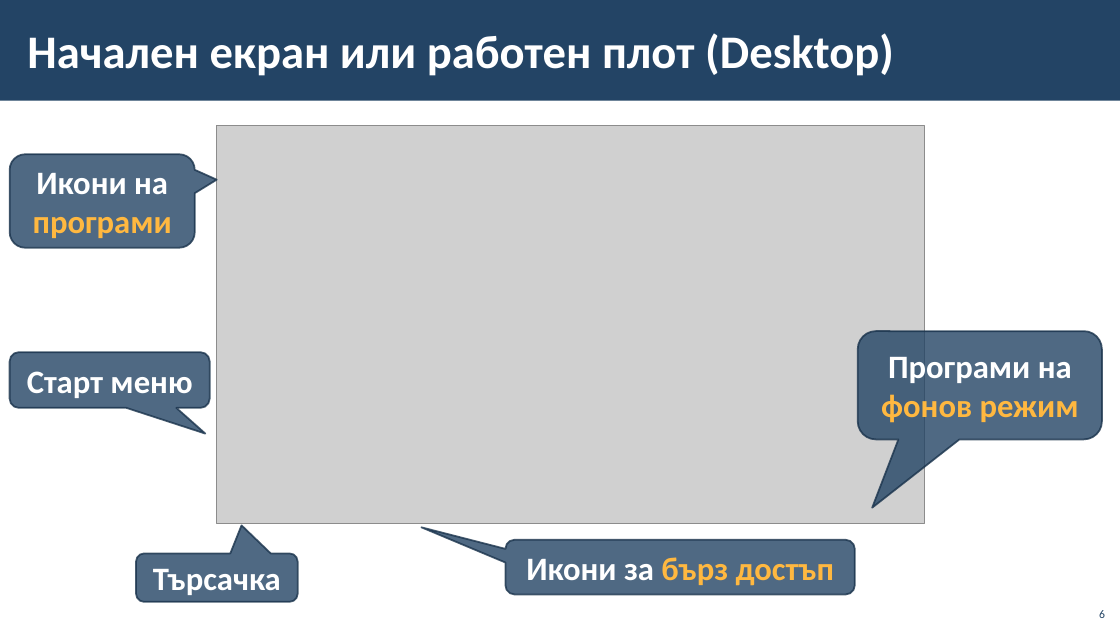
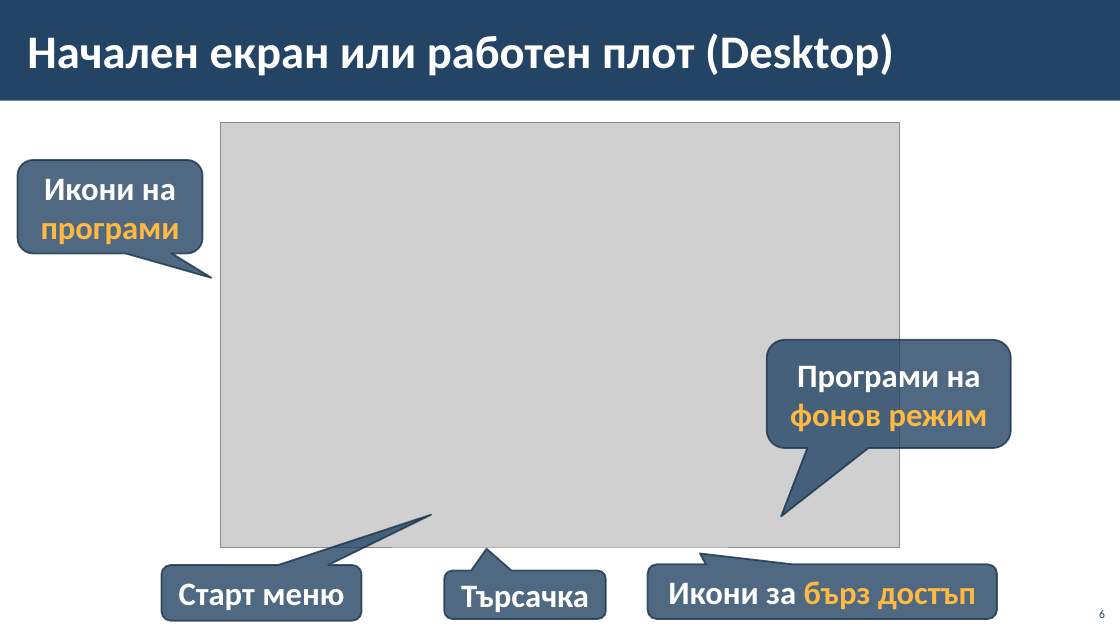
Before and after one commit to BG-IT-Edu/School-Programming, a slide deck: slide 6 of Courses/Computer-Modeling-and-IT/Computer-Modeling-and-IT-5-Class/02-User-Interface/02-User-Interface.pptx. Drawn at 1120x630 pixels with LibreOffice and Linux fonts; fonts in the diff are those of the drawing; grey boxes stand for pictures; background and template pictures are left out. Boxes give left, top, right and bottom in pixels: in the first picture for what was removed or moved away, otherwise in the second. Text is boxed around its words. In the diff, an @@ line names an element or a change of style, - is before the commit and + after.

```diff
--- a/Courses/Computer-Modeling-and-IT/Computer-Modeling-and-IT-5-Class/02-User-Interface/02-User-Interface.pptx
+++ b/Courses/Computer-Modeling-and-IT/Computer-Modeling-and-IT-5-Class/02-User-Interface/02-User-Interface.pptx
@@ picture: place and size @@
-picture at <box>217,126,924,524</box>
+picture at <box>220,123,900,547</box>
@@ rounded speech box "Икони на програми": place and size @@
-rounded speech box "Икони на програми" at <box>10,155,195,248</box>
+rounded speech box "Икони на програми" at <box>18,160,202,253</box>
@@ rounded speech box "Програми на фонов режим": place and size @@
-rounded speech box "Програми на фонов режим" at <box>858,331,1102,439</box>
+rounded speech box "Програми на фонов режим" at <box>767,340,1012,449</box>
@@ rounded speech box "Старт меню": place and size @@
-rounded speech box "Старт меню" at <box>10,352,210,408</box>
+rounded speech box "Старт меню" at <box>161,565,361,621</box>
@@ rounded speech box "Икони за бърз достъп": place and size @@
-rounded speech box "Икони за бърз достъп" at <box>506,540,855,595</box>
+rounded speech box "Икони за бърз достъп" at <box>648,565,997,619</box>
@@ proportions changed in 4 elements at <box>18,160,202,253</box>, <box>648,565,997,619</box>, <box>161,565,361,621</box>, <box>444,571,606,619</box> @@
@@ rounded speech box "Търсачка": place and size @@
-rounded speech box "Търсачка" at <box>136,554,297,602</box>
+rounded speech box "Търсачка" at <box>444,571,606,619</box>
```
Also in this commit, not shown: 12 other slides changed.
